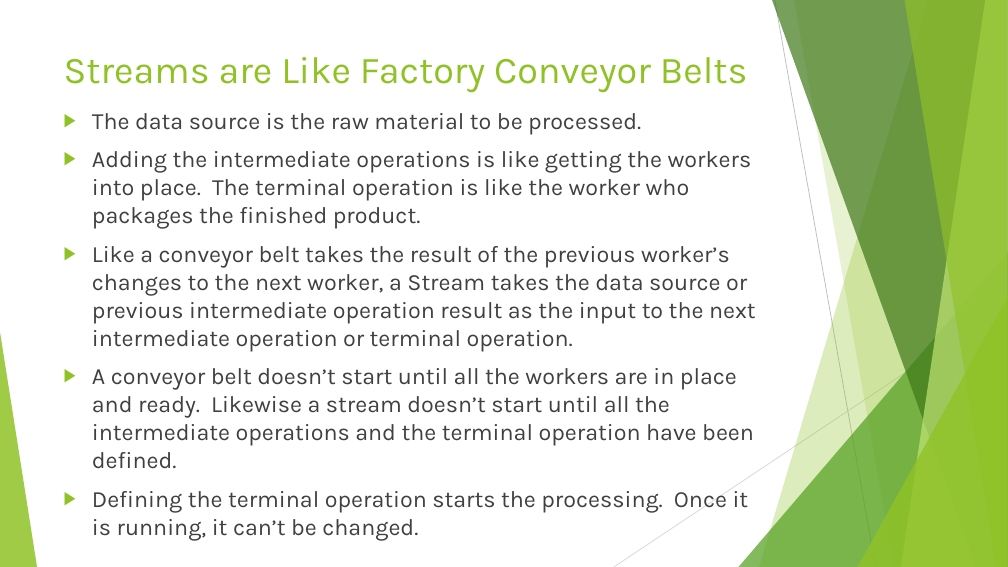
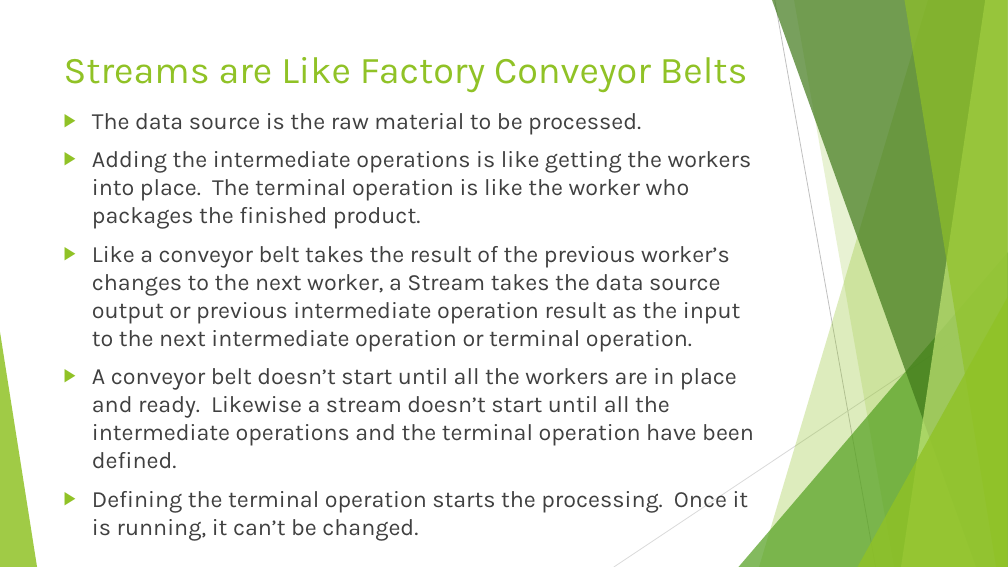
Before and after one commit to RichardRoda/2017-CodePaLOUsa-Lambda, a slide deck: slide 25 of Learning to Love the Lambda in the Stream.pptx. Drawn at 1008x567 pixels with LibreOffice and Linux fonts; fonts in the diff are those of the drawing. Boxes give left, top, right and bottom in pixels: in the first picture for what was removed or moved away, otherwise in the second. Text is boxed around its words. In the diff, an @@ line names an element or a change of style, - is before the commit and + after.

```diff
--- a/Learning to Love the Lambda in the Stream.pptx
+++ b/Learning to Love the Lambda in the Stream.pptx
@@ text at (92, 246, 740, 351): text changed @@
-▶ Like a conveyor belt takes the result of the previous worker’s changes to the next worker, a Stream takes the data source or previous intermediate operation result as the input to the next intermediate operation or terminal operation.
+▶ Like a conveyor belt takes the result of the previous worker’s changes to the next worker, a Stream takes the data source output or previous intermediate operation result as the input to the next intermediate operation or terminal operation.
```
Also in this commit, not shown: 6 other slides changed.
